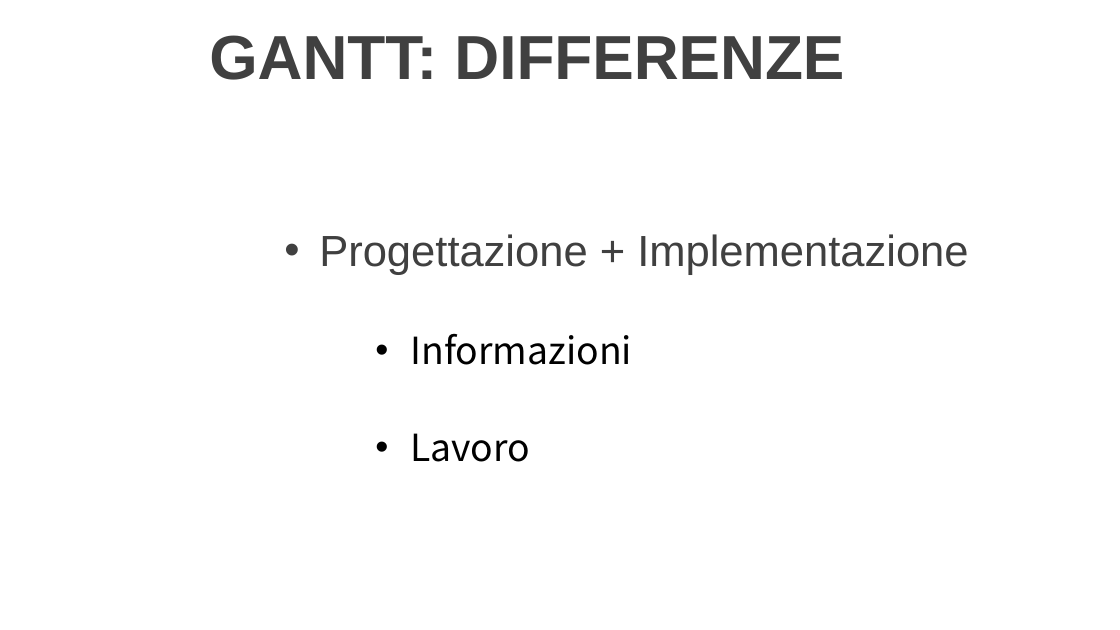
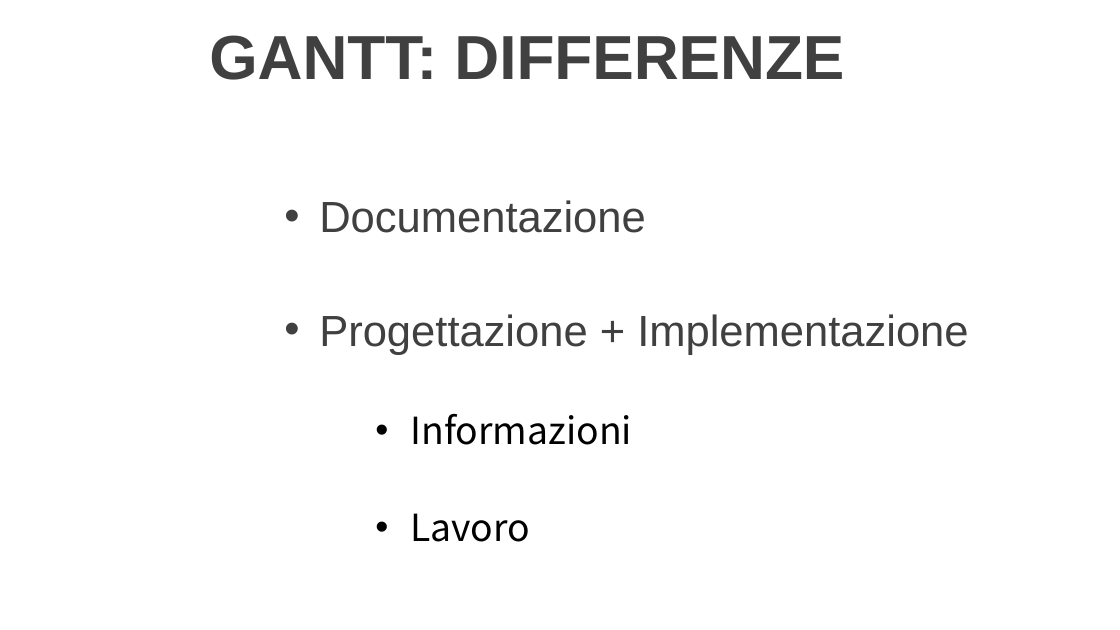
Before and after one commit to LuMug/DroneControlSystem, a slide deck: slide 9 of docs/Presentazione.pptx. Drawn at 1120x630 pixels with LibreOffice and Linux fonts; fonts in the diff are those of the drawing; background and template pictures are left out. Boxes give left, top, right and bottom in pixels: in the first picture for what was removed or moved away, otherwise in the second. Text is boxed around its words. In the diff, an @@ line names an element or a change of style, - is before the commit and + after.

```diff
--- a/docs/Presentazione.pptx
+++ b/docs/Presentazione.pptx
@@ text "Documentazione": place and size @@
-text "Documentazione" at bbox=[319, 234, 968, 462]
+text "Documentazione" at bbox=[319, 200, 968, 542]
@@ text at bbox=[319, 200, 646, 233]: paragraph added @@
+• Documentazione
```
Also in this commit, not shown: 4 other slides changed, 6 slides added.
